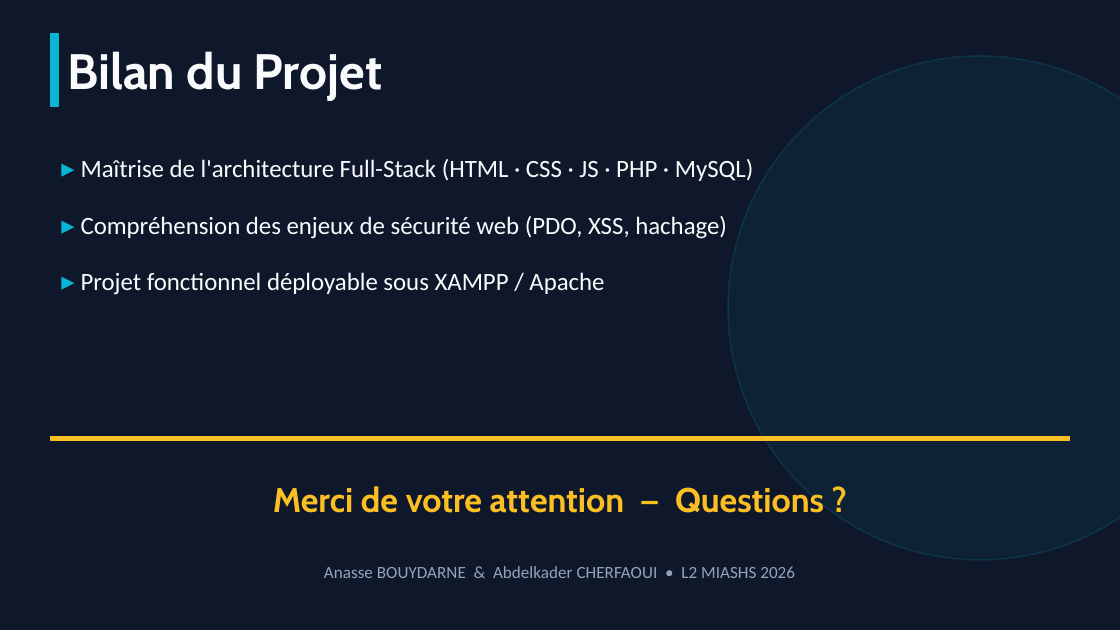
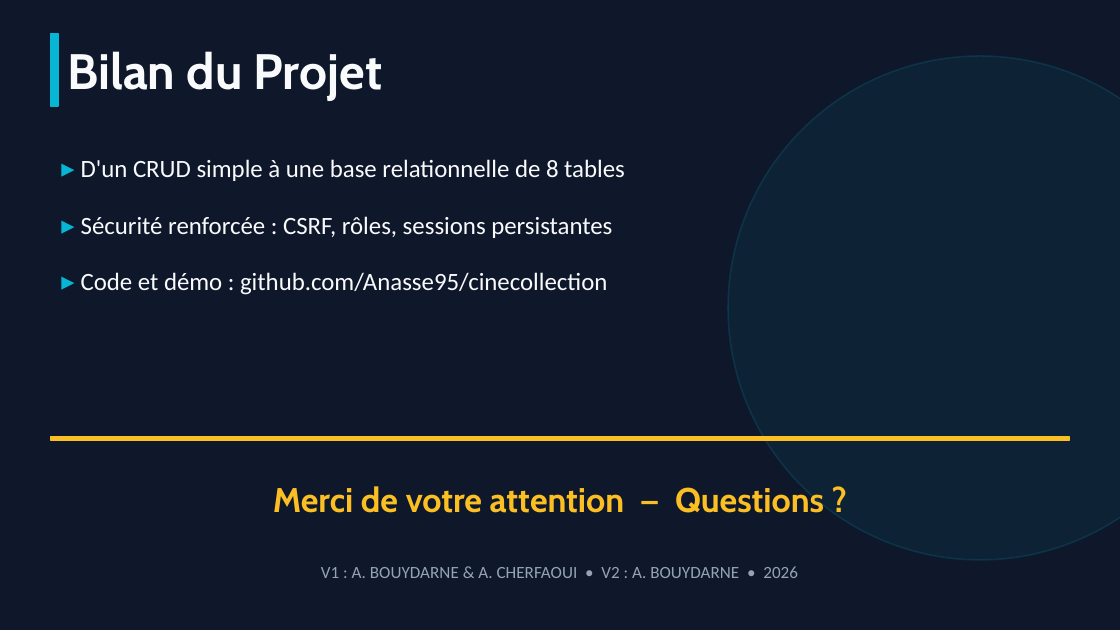
Before and after one commit to Anasse95/cinecollection, a slide deck: slide 9 of docs/CineCollection_Presentation.pptx (slide 8 before the commit). Drawn at 1120x630 pixels with LibreOffice and Linux fonts; fonts in the diff are those of the drawing. Boxes give left, top, right and bottom in pixels: in the first picture for what was removed or moved away, otherwise in the second. Text is boxed around its words. In the diff, an @@ line names an element or a change of style, - is before the commit and + after.

```diff
--- a/docs/CineCollection_Presentation.pptx
+++ b/docs/CineCollection_Presentation.pptx
@@ text at (81,159,625,295): text changed @@
-▸ Maîtrise de l'architecture Full-Stack (HTML · CSS · JS · PHP · MySQL)
-▸ Compréhension des enjeux de sécurité web (PDO, XSS, hachage)
-▸ Projet fonctionnel déployable sous XAMPP / Apache
+▸ D'un CRUD simple à une base relationnelle de 8 tables
+▸ Sécurité renforcée : CSRF, rôles, sessions persistantes
+▸ Code et démo : github.com/Anasse95/cinecollection
@@ text at (321,566,798,578): text changed @@
-Anasse BOUYDARNE & Abdelkader CHERFAOUI • L2 MIASHS 2026
+V1 : A. BOUYDARNE & A. CHERFAOUI • V2 : A. BOUYDARNE • 2026
```
Also in this commit, not shown: 7 other slides changed, 1 slide added, 2 other files.
